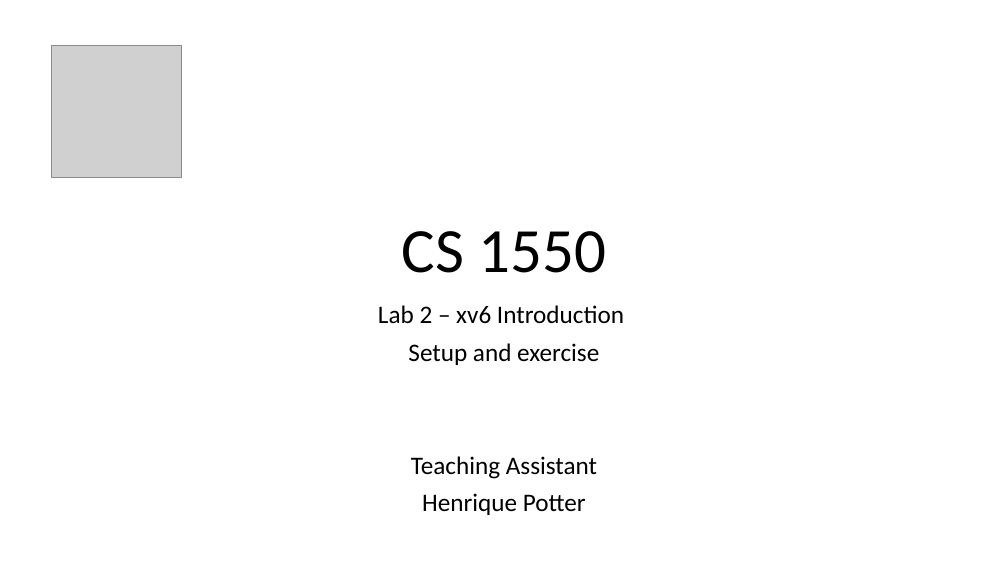
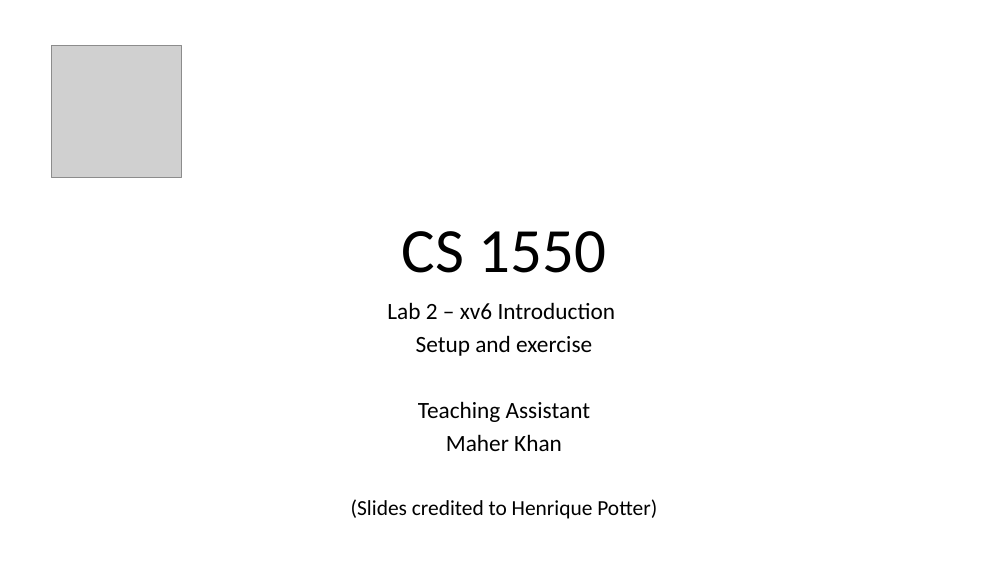
Before and after one commit to maher460/Pitt_CS1550_recitation_materials, a slide deck: slide 54 of week2/CS1550_week_2_xv6_intro.pptx. Drawn at 1008x567 pixels with LibreOffice and Linux fonts; fonts in the diff are those of the drawing; grey boxes stand for pictures. Boxes give left, top, right and bottom in pixels: in the first picture for what was removed or moved away, otherwise in the second. Text is boxed around its words. In the diff, an @@ line names an element or a change of style, - is before the commit and + after.

Commit message:
updates in rec 2 slides

```diff
--- a/week2/CS1550_week_2_xv6_intro.pptx
+++ b/week2/CS1550_week_2_xv6_intro.pptx
@@ subtitle at [387, 302, 616, 422]: size 24 to 22.2 pt in "Lab 2 – xv6 Introduction", "Setup and exercise", "Teaching Assistant"; line spacing 0.9 to 0.8 @@
@@ subtitle at [351, 434, 657, 519]: text changed; size 24 to 20.4 pt @@
-Henrique Potter
+Maher Khan
+(Slides credited to Henrique Potter)
```
Also in this commit, not shown: 2 other slides changed, 1 other file.
